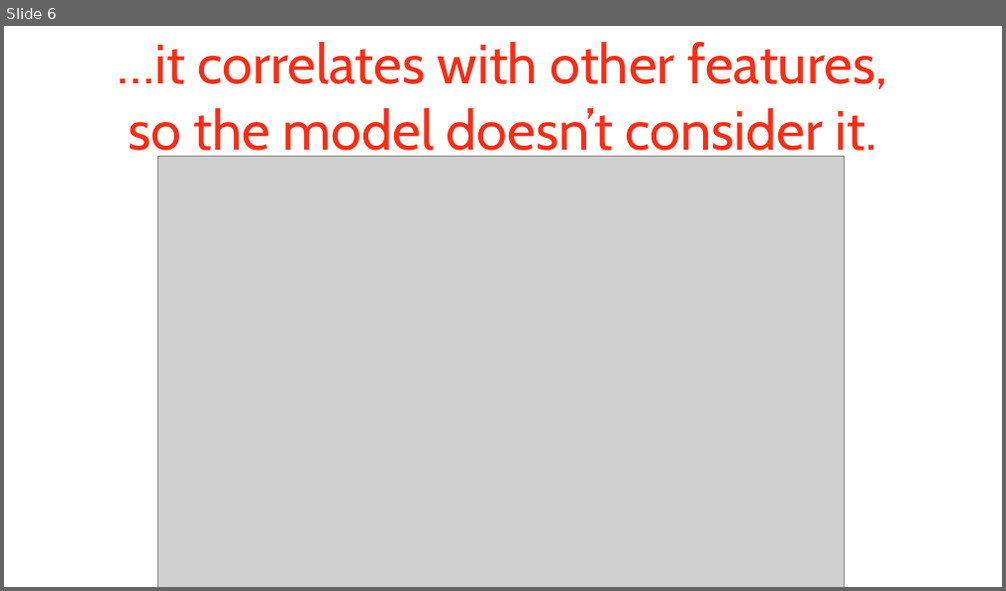
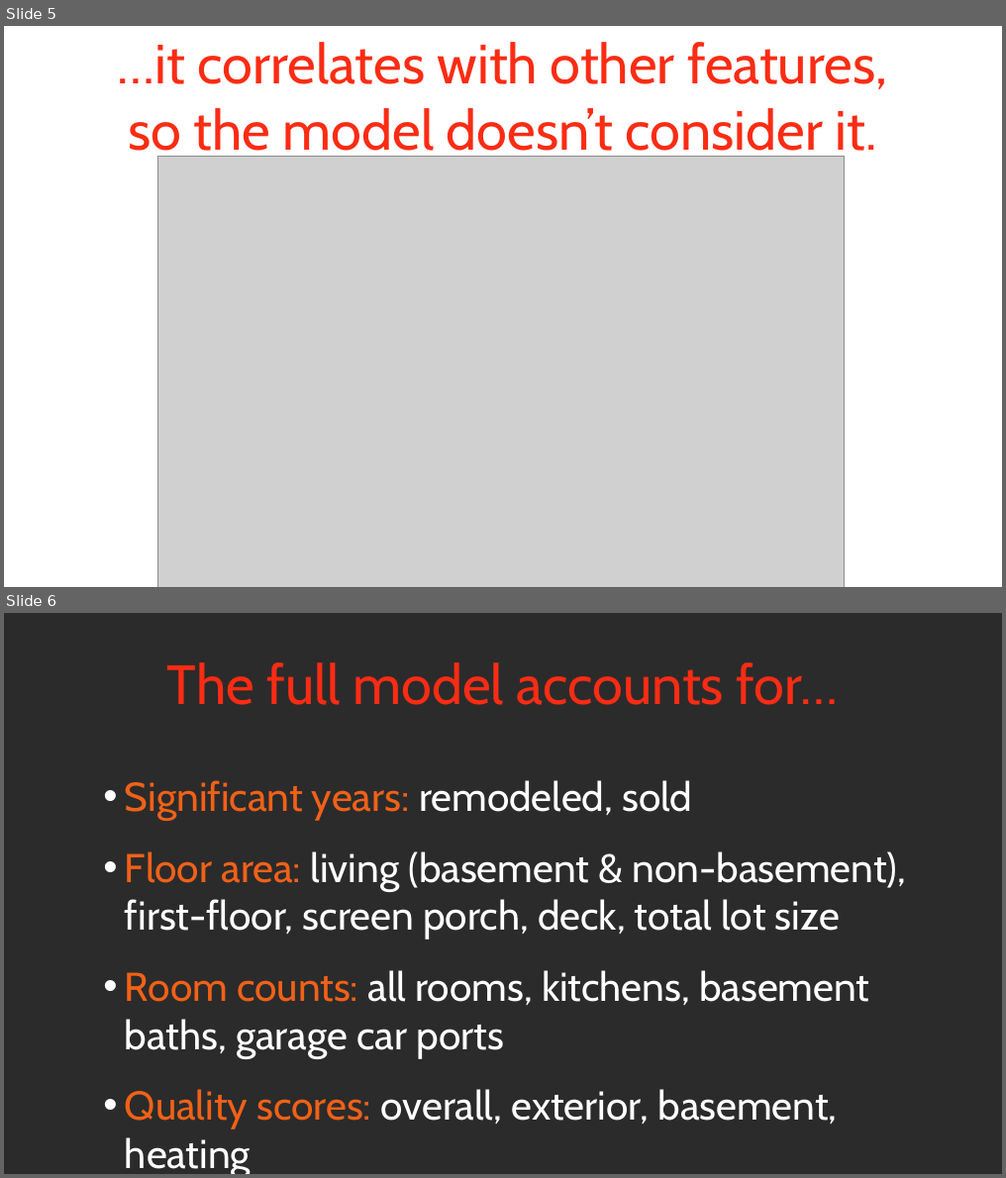
Before and after one commit to alexklapheke/ames, a slide deck: Ames-slides.odp. Shown one above the other, each under a label of ours: slide 6 before the commit, slides 5 and 6 after it. The pictures are 1006x591 and 1006x1178 pixels, drawn with LibreOffice and Linux fonts; fonts in the diff are those of the drawing; grey boxes stand for pictures; background and template pictures are left out; a plain dark background stands for a picture behind light text. Boxes give left, top, right and bottom in pixels: in the first picture for what was removed or moved away, otherwise in the second. Text is boxed around its words. In the diff, an @@ line names an element or a change of style, - is before the commit and + after.

```diff
--- a/Ames-slides.odp
+++ b/Ames-slides.odp
@@ slide 6 added at (4, 613, 1002, 1174), background picture (left out) @@
@@ title added at (167, 663, 839, 705), 44 pt, text #FA2C14 @@
+The full model accounts for…
@@ text added at (125, 780, 906, 1174), 32 pt, text #FFFFFF @@
+• Significant years: remodeled, sold
+• Floor area: living (basement & non-basement), first-floor, screen porch, deck, total lot size
+• Room counts: all rooms, kitchens, basement baths, garage car ports
+• Quality scores: overall, exterior, basement, heating
@@ what was slide 6 is now slide 5 @@
```
Also in this commit, not shown: 2 slides changed, 4 other files.
